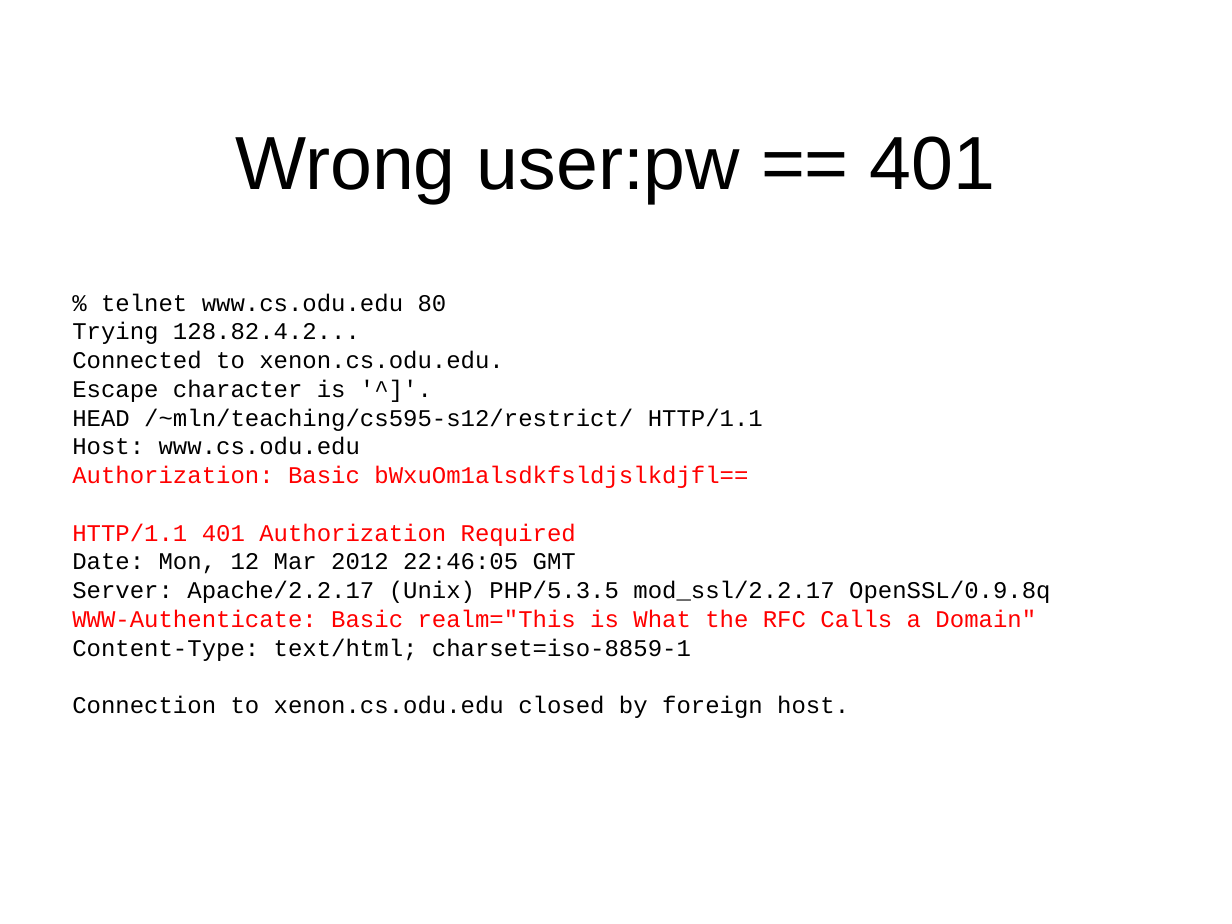
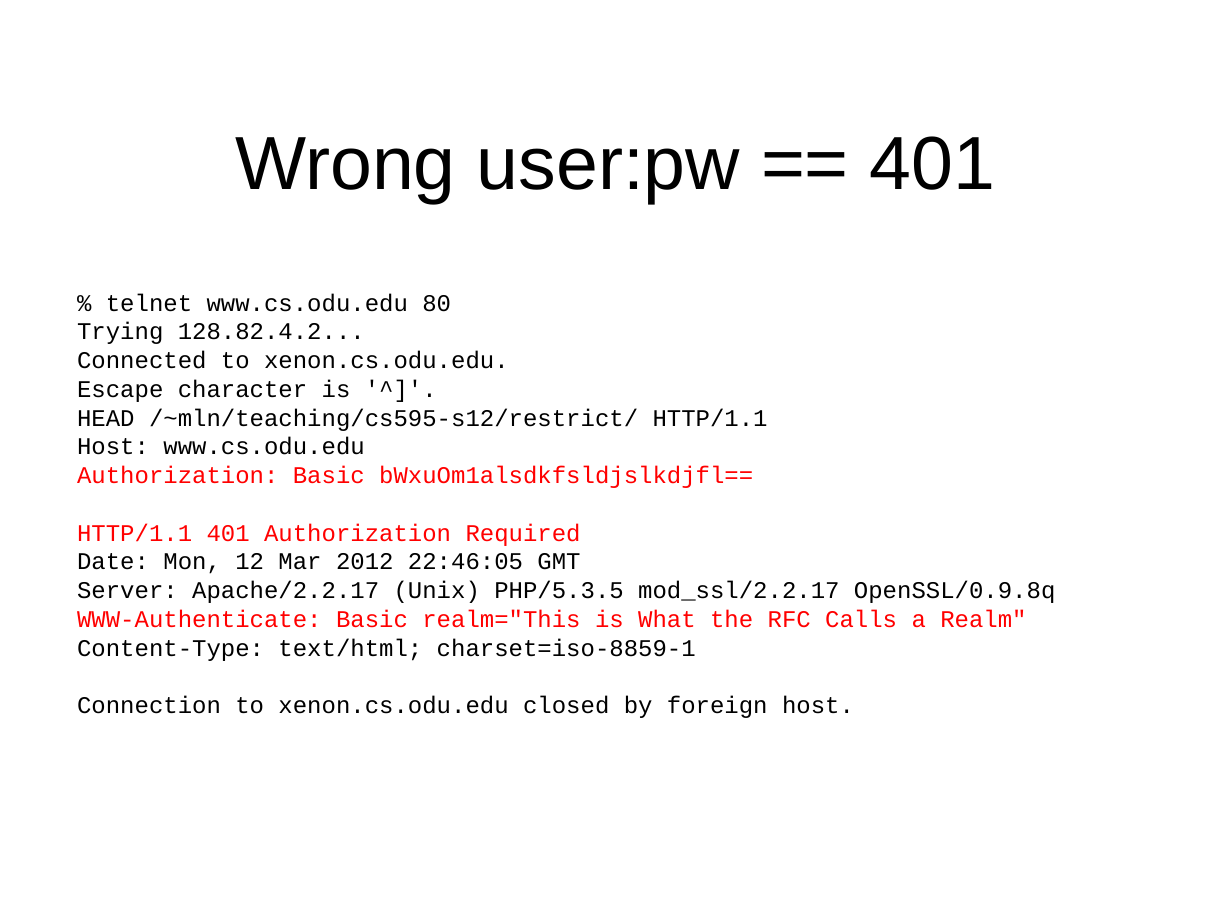
Before and after one commit to phonedude/cs531-f18, a slide deck: slide 11 of slides/week-10-authentication.ppt. Drawn at 1232x924 pixels with LibreOffice and Linux fonts; fonts in the diff are those of the drawing. Boxes give left, top, right and bottom in pixels: in the first picture for what was removed or moved away, otherwise in the second. Text is boxed around its words. In the diff, an @@ line names an element or a change of style, - is before the commit and + after.

```diff
--- a/slides/week-10-authentication.ppt
+++ b/slides/week-10-authentication.ppt
@@ text at bbox=[77, 610, 1026, 628]: text changed @@
-WWW-Authenticate: Basic realm="This is What the RFC Calls a Domain"
+WWW-Authenticate: Basic realm="This is What the RFC Calls a Realm"
```
Also in this commit, not shown: 4 other slides changed.
